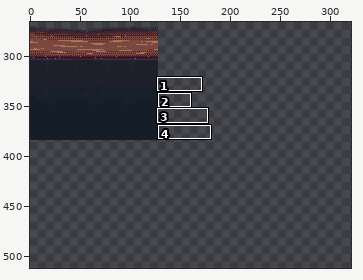
File history of a sprite sheet, sprites.png. The picture above shows the old version from afar; the outline marks the close-up.
Close-up. Earlier state:
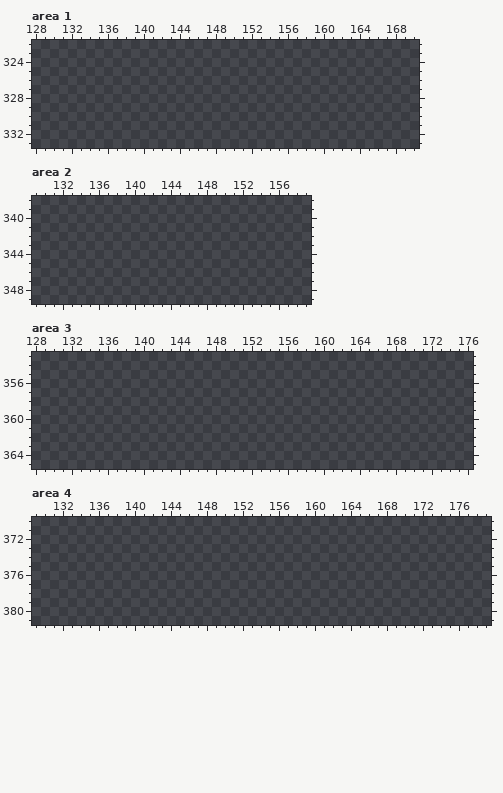
The file is 512x512 pixels. Shown: area 1: x 128..170, y 322..333; area 2: x 129..159, y 338..349; area 3: x 128..176, y 353..365; area 4: x 129..179, y 370..381. The wide view leaves out empty margins. The commit also changed other parts of the picture, which this record leaves out.
After:
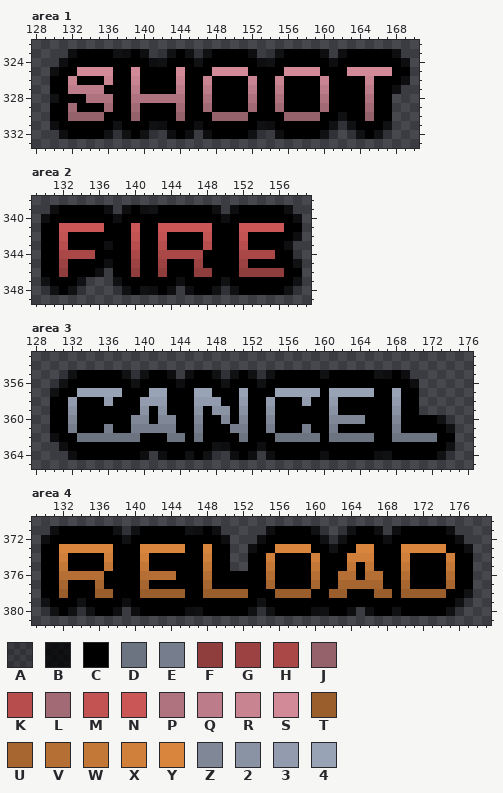
Palette (. is transparent): A #0000002c  B #000000c3  C #000000  D #6d7481  E #767d8c  F #903d3d  G #9c4242  H #aa4848  J #95626c  K #b74d4d  L #a26a75  M #c35353  N #cb5656  P #af737f  Q #bd7c89  R #c98492  S #d28a98  T #9a5e2c  U #a76630  V #b56f34  W #c47838  X #d0803b  Y #d9853e  Z #808898  2 #8a93a4  3 #939caf  4 #99a3b6
Edits made:
Area 1:
y 323: x 131..169 ....................................... -> ABCCCCBBCBAABCBABCCCCBAABCCCCBABCCCCCBA
y 324: x 130..169 ........................................ -> ABCCCCCCCCCBBCCCBCCCCCCBBCCCCCCBCCCCCCCB
y 325: x 130..169 ........................................ -> BCCSSSSCCSCCCCSCCCSSSSCCCCSSSSCCCSSSSSCC
y 326: x 130..169 ........................................ -> CCRCCCRCCRCCCCRCCRCCCCRCCRCCCCRCCCCRCCCB
y 327: x 130..169 ........................................ -> CCQQQQCCCQCCCCQCCQCCCCQCCQCCCCQCCCCQCCBA
y 328: x 130..167 ...................................... -> BCCCPPPCCPPPPPPCCPCCCCPCCPCCCCPCCCCPCC
y 329: x 130..167 ...................................... -> CCLCCCLCCLCCCCLCCLCCCCLCCLCCCCLCCCCLCC
y 330: x 130..167 ...................................... -> CCJJJJCCCJCCCCJCCCJJJJCCCCJJJJCCBCCJCC
y 331: x 130..167 ...................................... -> BCCCCCCBCCCBBCCCBCCCCCCBBCCCCCCBABCCCB
y 332: x 130..161 ................................ -> ABCCCCBABCBAABCBABCCCCBAABCCCCBA; x 163..167 ..... -> ABCBA
Area 2:
y 339: x 130..158 ............................. -> ABCCCCCBABCBBCCCCCCBABCCCCCBA
y 340: x 130..158 ............................. -> BCCCCCCCBCCCCCCCCCCCBCCCCCCCB
y 341: x 130..158 ............................. -> CCNNNNNCCCNCCNNNNNNCCCNNNNNCC
y 342: x 130..158 ............................. -> CCMCCCCCCCMCCMCCCCMCCCMCCCCCB
y 343: x 130..158 ............................. -> CCKCCCCBCCKCCKCCCCKCCCKCCCCBA
y 344: x 130..158 ............................. -> CCHHHHCCCCHCCHHHHHCCCCHHHHCCA
y 345: x 130..158 ............................. -> CCGCCCCBCCGCCGCCCGCCCCGCCCCCB
y 346: x 130..158 ............................. -> CCFCCCBACCFCCFCCCFFCCCFFFFFCC
y 347: x 130..134 ..... -> BCCCB; x 138..158 ..................... -> BCCCCCCBCCCCBCCCCCCCB
y 348: x 130..134 ..... -> ABCBA; x 138..158 ..................... -> ABCBBCBABCCBABCCCCCBA
Area 3:
y 355: x 131..170 ........................................ -> ABCCCCCBABCCBABCCBABCBABCCCCCBCCCCCBBCBA
y 356: x 130..170 ......................................... -> ABCCCCCCCBCCCCBCCCCBCCCBCCCCCCCCCCCCCCCCB
y 357: x 130..170 ......................................... -> BCC44444CCC44CCC44CCC4CCC44444C44444CC4CC
y 358: x 130..170 ......................................... -> CC3CCC3CCC333CCC333CC3CC3CCC3CC3CCCCCC3CC
y 359: x 130..170 ......................................... -> CC2CCCCCCC2C2CCC2C22C2CC2CCCCCC2CCCCCC2CC
y 360: x 130..174 ............................................. -> CCZCCCCCCZZCZZCCZCCZCZCCZCCCCCCZZZZCCCZCCCCBA
y 361: x 130..174 ............................................. -> CCECCCECCEEEEECCECCCEECCECCCECCECCCCCCECCCCCB
y 362: x 130..174 ............................................. -> BCCDDDDDDDCCCDDCDCCCCDCCCDDDDDCDDDDDCCDDDDDCC
y 363: x 130..174 ............................................. -> ABCCCCCCCCCCCCCCCCBBCCCBCCCCCCCCCCCCCCCCCCCCB
y 364: x 131..174 ............................................ -> ABCCCCCCCBABCCBCBAABCBABCCCCCBCCCCCBBCCCCCBA
Area 4:
y 371: x 130..150 ..................... -> ABCCCCCCBABCCCCCBBCBA; x 154..161 ........ -> ABCCCCBA; x 163..176 .............. -> ABCCBABCCCCCBA
y 372: x 130..150 ..................... -> BCCCCCCCCBCCCCCCCCCCB; x 153..177 ......................... -> ABCCCCCCBABCCCCBCCCCCCCBA
y 373: x 130..150 ..................... -> CCYYYYYYCCCYYYYYCCYCC; x 153..177 ......................... -> BCCYYYYCCBCCYYCCCYYYYYCCB
y 374: x 130..150 ..................... -> CCXCCCCXCCCXCCCCCCXCC; x 153..177 ......................... -> CCXCCCCXCCCXXXCCCXCCCCXCC
y 375: x 130..150 ..................... -> CCWCCCCWCCCWCCCCCCWCC; x 153..177 ......................... -> CCWCCCCWCCCWCWCCCWCCCCWCC
y 376: x 130..177 ................................................ -> CCVVVVVCCCCVVVVCCCVCCCCCCVCCCCVCCVVCVVCCVCCCCVCC
y 377: x 130..177 ................................................ -> CCUCCCUCCCCUCCCCCCUCCCCCCUCCCCUCCUUUUUCCUCCCCUCC
y 378: x 130..177 ................................................ -> CCTCCCTTCCCTTTTTCCTTTTTCCCTTTTCCTTCCCTTCTTTTTCCB
y 379: x 130..177 ................................................ -> BCCCBCCCCBCCCCCCCCCCCCCCBCCCCCCCCCCCCCCCCCCCCCBA
y 380: x 130..176 ............................................... -> ABCBABCCBABCCCCCBBCCCCCBABCCCCBBCCBABCCBCCCCCBA
Pixel boxes of the changes (left, top, right, bottom) in both close-ups:
added: (50, 49, 410, 139)
added: (41, 205, 302, 295)
added: (50, 370, 455, 460)
added: (41, 526, 473, 616)
